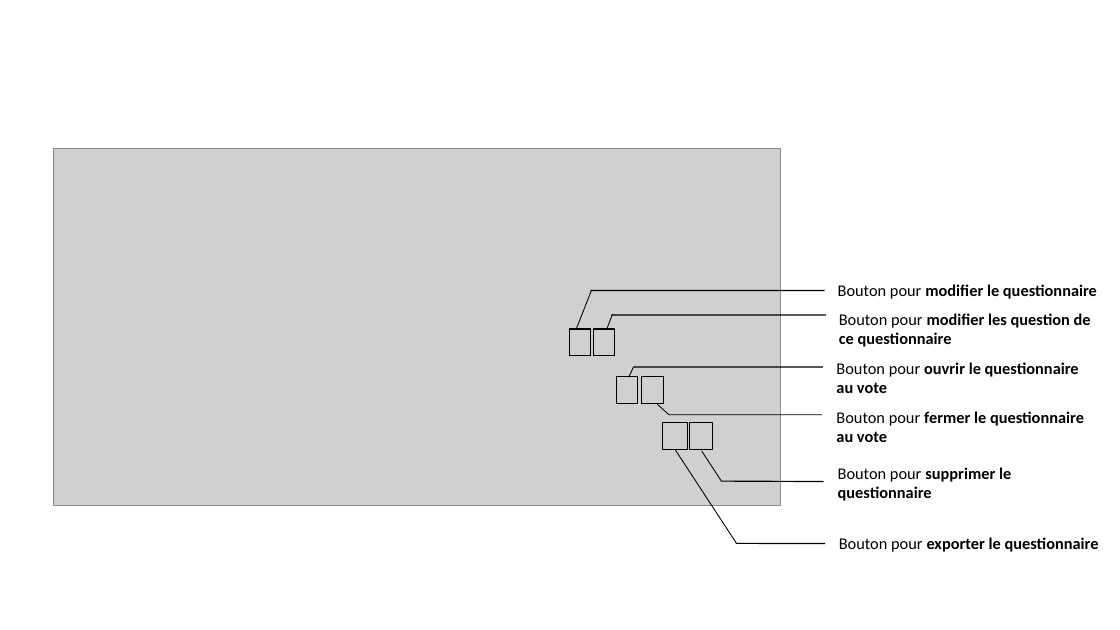
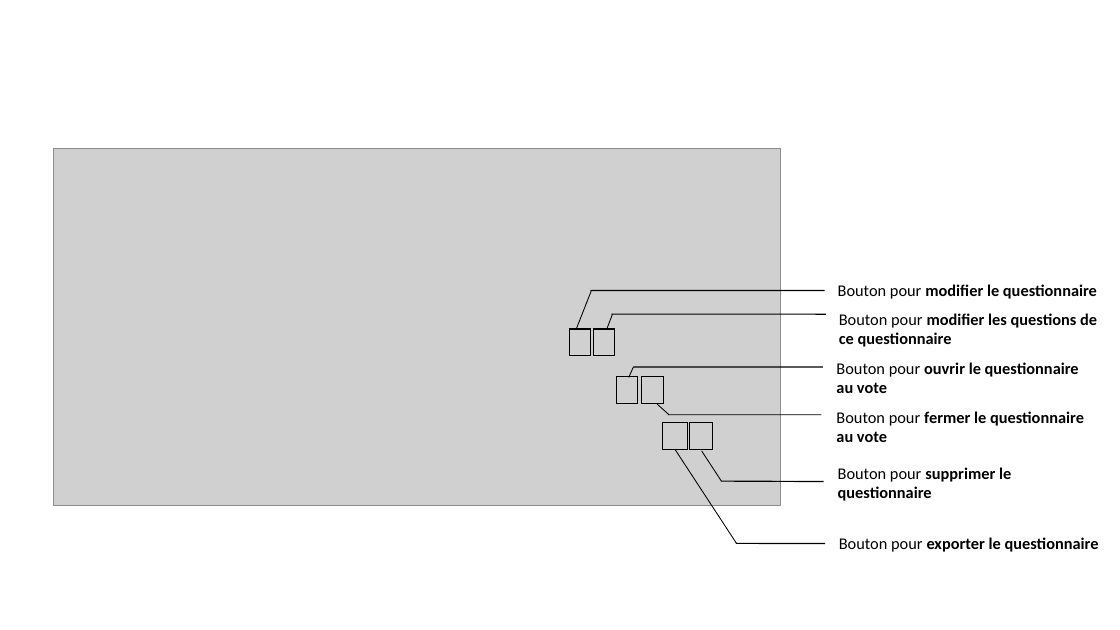
Before and after one commit to Airenn/Poll-Web, a slide deck: slide 5 of Vote_par_SMS.ppt. Drawn at 1120x630 pixels with LibreOffice and Linux fonts; fonts in the diff are those of the drawing; grey boxes stand for pictures; background and template pictures are left out. Boxes give left, top, right and bottom in pixels: in the first picture for what was removed or moved away, otherwise in the second. Text is boxed around its words. In the diff, an @@ line names an element or a change of style, - is before the commit and + after.

```diff
--- a/Vote_par_SMS.ppt
+++ b/Vote_par_SMS.ppt
@@ text at <box>839,313,1097,347</box>: text changed @@
-Bouton pour modifier les question de ce questionnaire
+Bouton pour modifier les questions de ce questionnaire
```
Also in this commit, not shown: 1 other slide changed, 4 other files.
